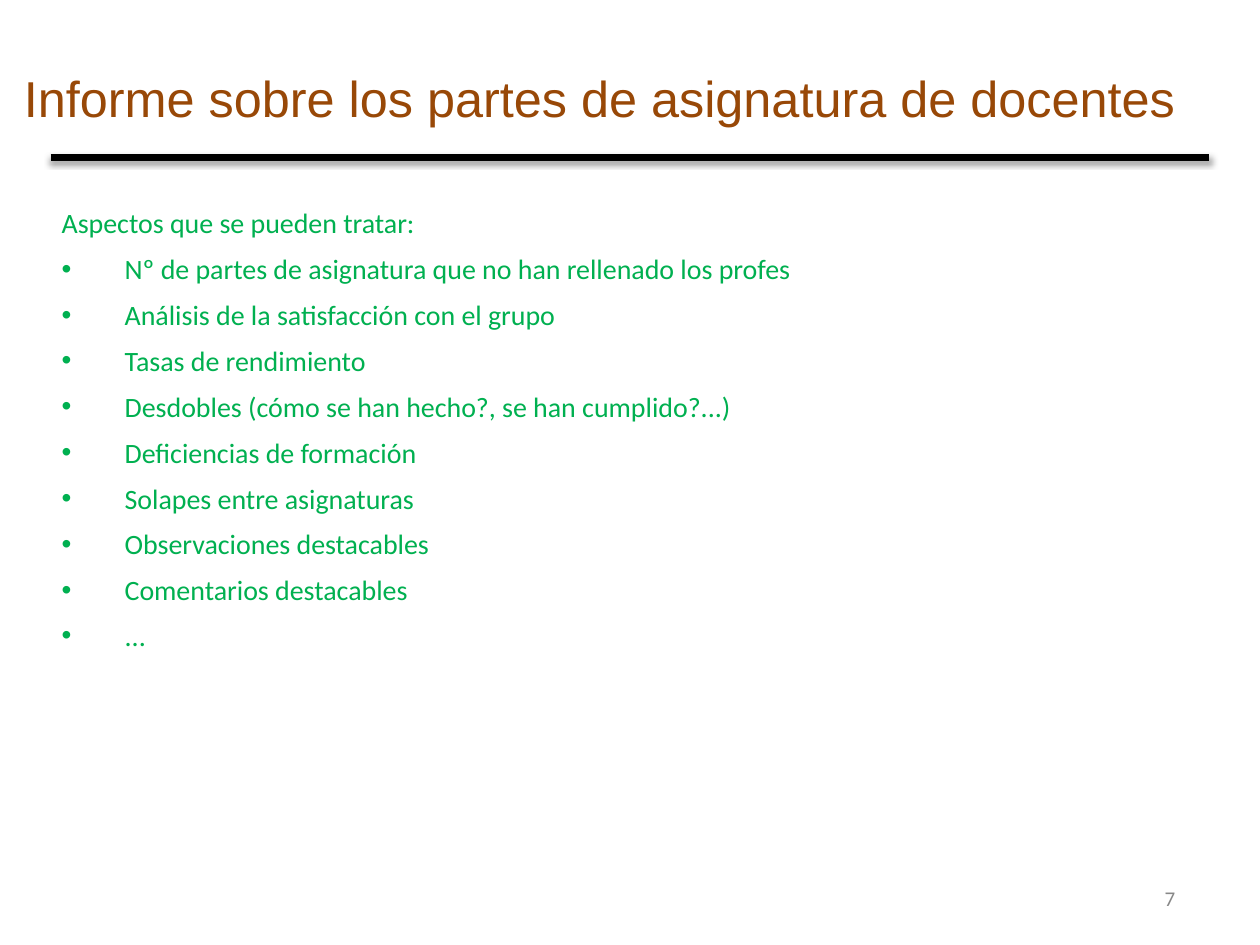
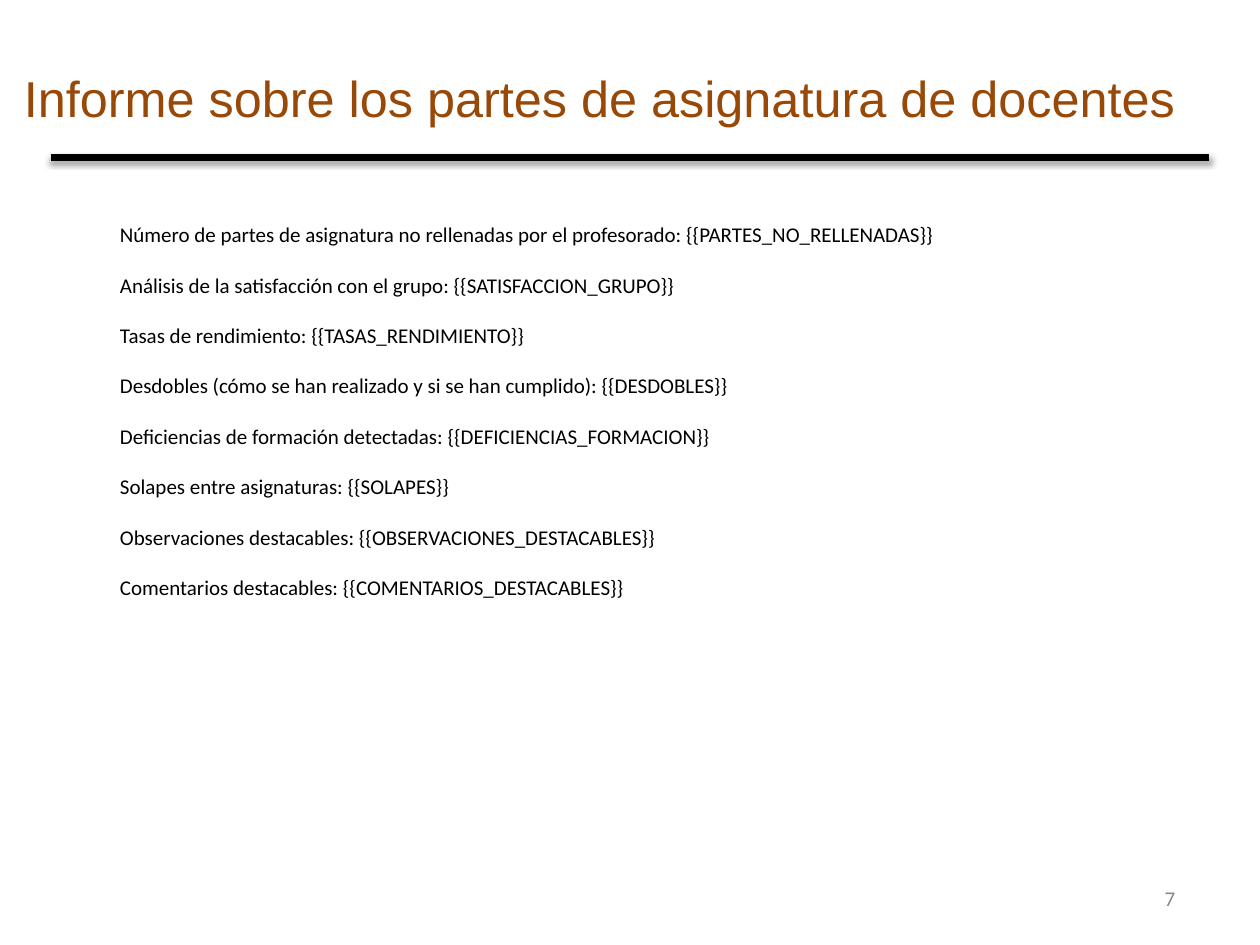
Before and after one commit to rollervan/partes, a slide deck: slide 7 of assets/Plantilla_ReunionesCoordinacionFinCuatrimestre.pptx. Drawn at 1260x945 pixels with LibreOffice and Linux fonts; fonts in the diff are those of the drawing; background and template pictures are left out. Boxes give left, top, right and bottom in pixels: in the first picture for what was removed or moved away, otherwise in the second. Text is boxed around its words. In the diff, an @@ line names an element or a change of style, - is before the commit and + after.

```diff
--- a/assets/Plantilla_ReunionesCoordinacionFinCuatrimestre.pptx
+++ b/assets/Plantilla_ReunionesCoordinacionFinCuatrimestre.pptx
@@ text at (120,227,933,598): text changed; size 16 to 12 pt; text colour #00B050 to #000000 @@
-Aspectos que se pueden tratar:
-• Nº de partes de asignatura que no han rellenado los profes
-• Análisis de la satisfacción con el grupo
-• Tasas de rendimiento
-• Desdobles (cómo se han hecho?, se han cumplido?...)
-• Deficiencias de formación
-• Solapes entre asignaturas
-• Observaciones destacables
-• Comentarios destacables
-• ...
+Número de partes de asignatura no rellenadas por el profesorado: {{PARTES_NO_RELLENADAS}}
+Análisis de la satisfacción con el grupo: {{SATISFACCION_GRUPO}}
+Tasas de rendimiento: {{TASAS_RENDIMIENTO}}
+Desdobles (cómo se han realizado y si se han cumplido): {{DESDOBLES}}
+Deficiencias de formación detectadas: {{DEFICIENCIAS_FORMACION}}
+Solapes entre asignaturas: {{SOLAPES}}
+Observaciones destacables: {{OBSERVACIONES_DESTACABLES}}
+Comentarios destacables: {{COMENTARIOS_DESTACABLES}}
```
Also in this commit, not shown: 4 other slides changed.
